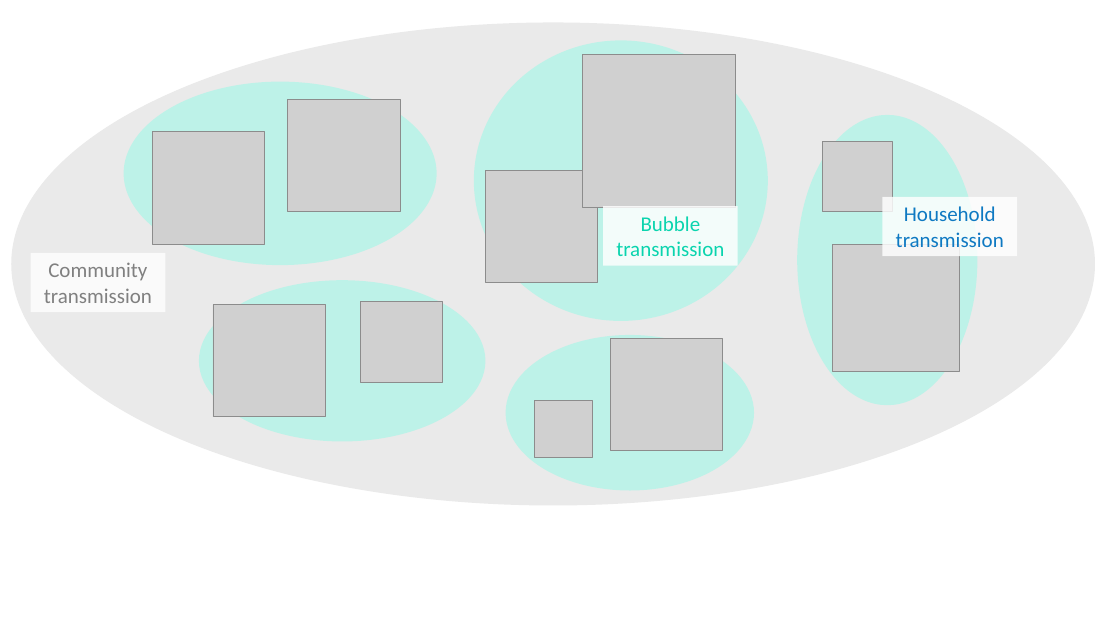
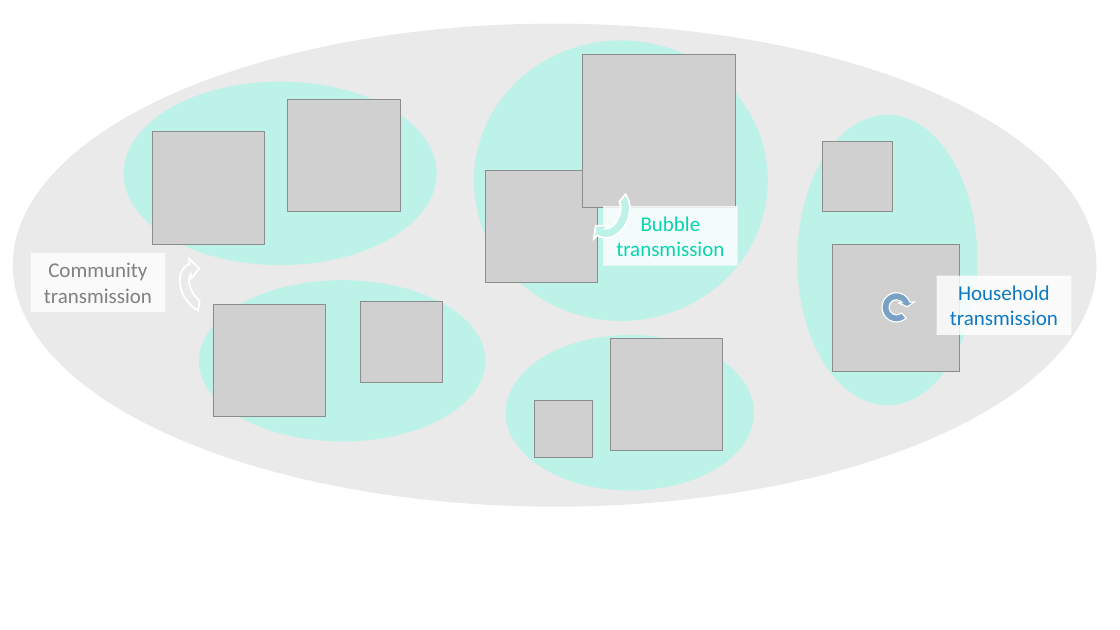
Before and after one commit to tsleng93/SocialBubble, a slide deck: slide 1 of Bubbles.pptx. Drawn at 1120x630 pixels with LibreOffice and Linux fonts; fonts in the diff are those of the drawing; grey boxes stand for pictures. Boxes give left, top, right and bottom in pixels: in the first picture for what was removed or moved away, otherwise in the second. Text is boxed around its words. In the diff, an @@ line names an element or a change of style, - is before the commit and + after.

```diff
--- a/Bubbles.pptx
+++ b/Bubbles.pptx
@@ circular arrow added at (575,176,644,251), fill #BDF2E8, outline #FFFFFF 1.5 pt @@
@@ circular arrow added at (163,248,239,329), fill #EAEAEA, outline #FFFFFF 1.5 pt @@
@@ circular arrow added at (878,288,916,327), fill #79A1C5, outline #FFFFFF 1 pt @@
@@ rectangle "Household transmission": place and size @@
-rectangle "Household transmission" at (883,197,1017,256)
+rectangle "Household transmission" at (937,276,1071,335)
```
Also in this commit, not shown: 3 other files.
